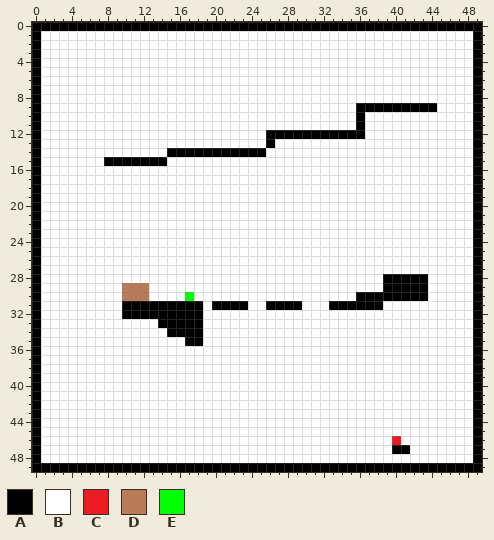
Two versions of one pixel-art sprite, levels/0.png. Above: the version before the commit.
The file is 50x50 pixels.
Palette (. is transparent): A #000000  B #ffffff  C #ed1c24  D #b97a57  E #00ff00
After:
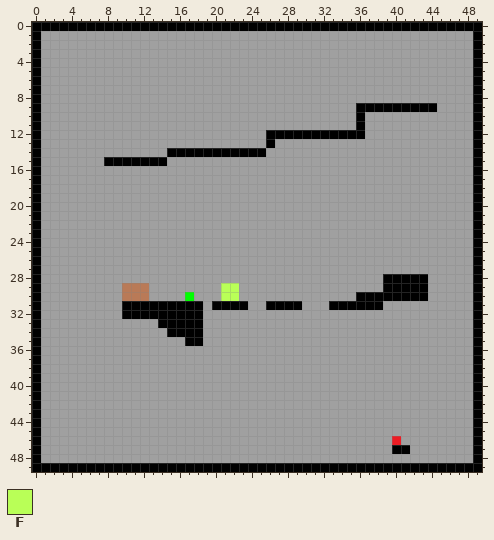
Colours new in this view: F #b9ff57
Difference:
colour B: #ffffff -> #a0a0a0
Changed rows in their new state; - is a pixel that keeps its letter.
first column x 21:
29 FF
30 FF
Boxes around the changes in both pictures, in picture pixels (x1, y1, x2, y2):
changed: (41, 31, 473, 463)
